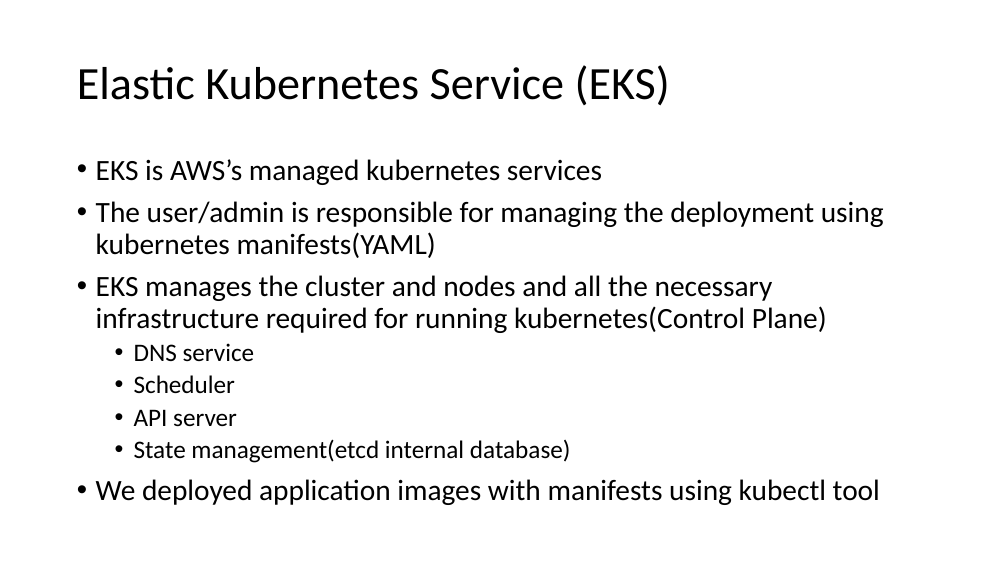
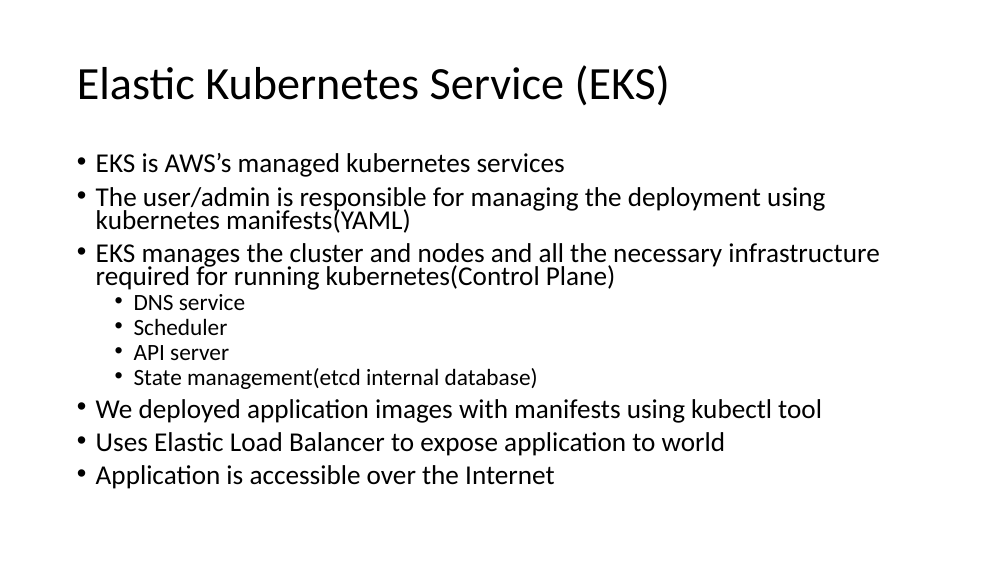
Before and after one commit to awspractice12/aws_practice, a slide deck: slide 13 of documents/DevOps_on_AWS.pptx (slide 12 before the commit). Drawn at 1008x567 pixels with LibreOffice and Linux fonts; fonts in the diff are those of the drawing. Boxes give left, top, right and bottom in pixels: in the first picture for what was removed or moved away, otherwise in the second. Text is boxed around its words. In the diff, an @@ line names an element or a change of style, - is before the commit and + after.

```diff
--- a/documents/DevOps_on_AWS.pptx
+++ b/documents/DevOps_on_AWS.pptx
@@ text at <box>96,153,879,423</box>: size 28 to 25.9 pt in "EKS is AWS’s managed kubernetes services", "The user/admin is responsible for managing the ...", "EKS manages the cluster and nodes and ...", "We deployed application images with manifests using ..."; size 24 to 22.2 pt in "DNS service", "Scheduler", "API server", "State management(etcd internal database)"; line spacing 0.9 to 0.7 @@
@@ text at <box>96,432,726,489</box>: paragraphs added @@
+• Uses Elastic Load Balancer to expose application to world
+• Application is accessible over the Internet
```
Also in this commit, not shown: 1 other slide changed, 1 slide added.
